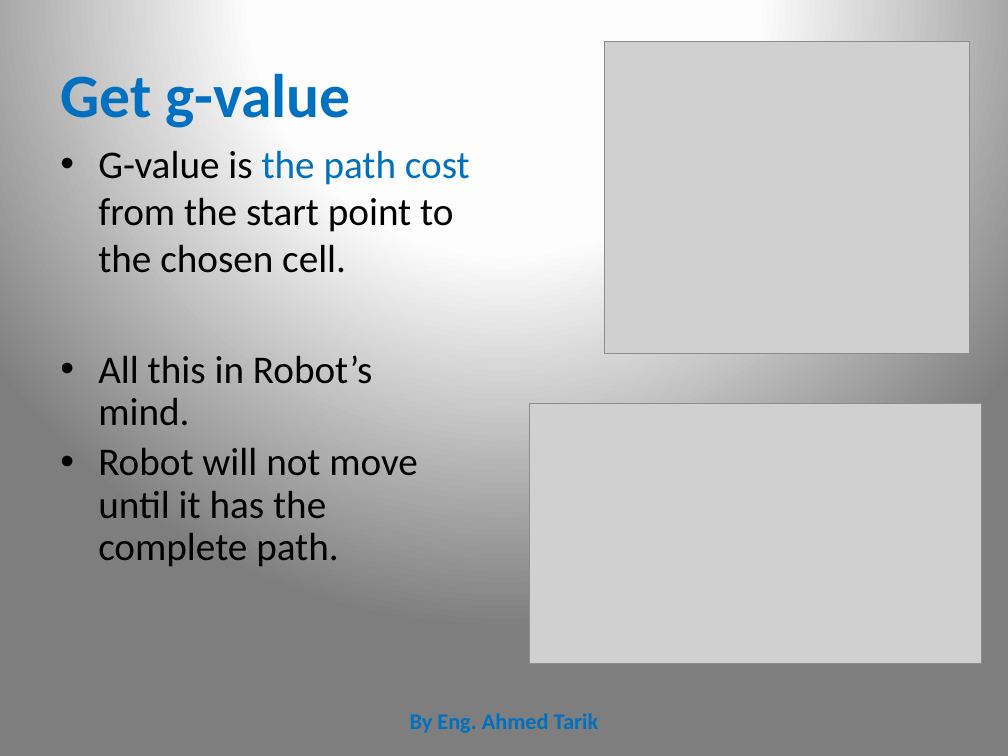
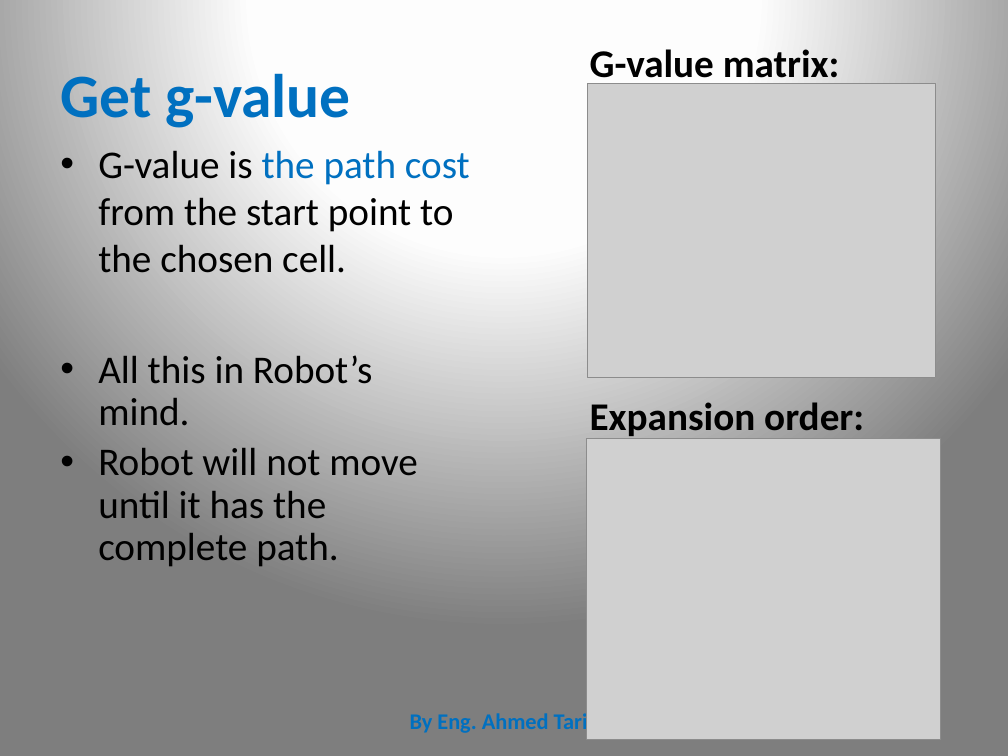
Before and after one commit to CharaD7/AI-class-1, a slide deck: slide 10 of a-star-I.pptx. Drawn at 1008x756 pixels with LibreOffice and Linux fonts; fonts in the diff are those of the drawing; grey boxes stand for pictures. Boxes give left, top, right and bottom in pixels: in the first picture for what was removed or moved away, otherwise in the second. Text is boxed around its words. In the diff, an @@ line names an element or a change of style, - is before the commit and + after.

Commit message:
better

```diff
--- a/a-star-I.pptx
+++ b/a-star-I.pptx
@@ text added at (590, 49, 840, 87), 28 pt, text #000000, bold @@
+G-value matrix:
@@ picture: place and size @@
-picture at (605, 42, 969, 354)
+picture at (588, 84, 935, 378)
@@ text added at (590, 402, 864, 440), 28 pt, text #000000, bold @@
+Expansion order:
@@ picture: place and size @@
-picture at (529, 403, 981, 663)
+picture at (587, 438, 940, 739)
```
Also in this commit, not shown: 2 other slides changed, 2 slides added.
